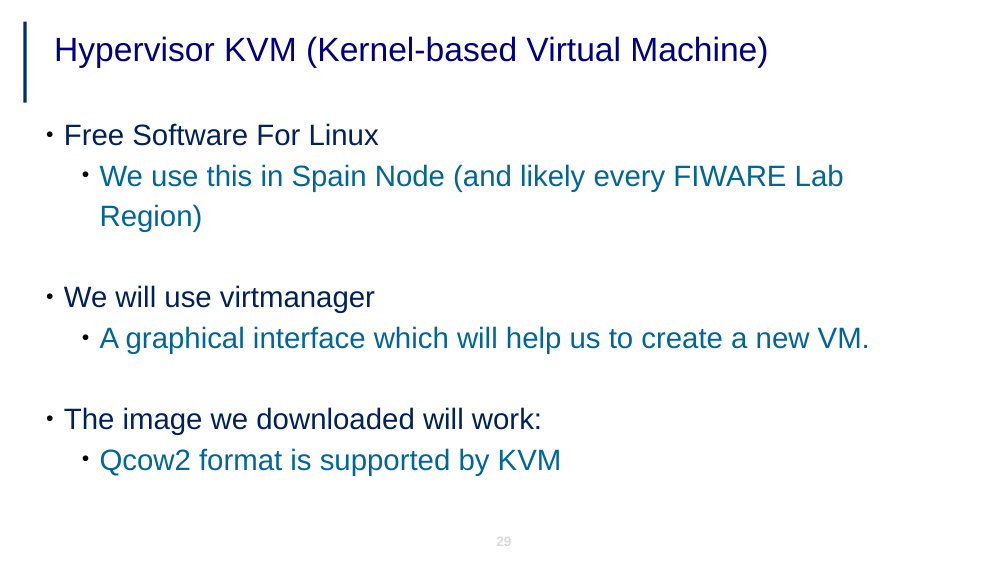
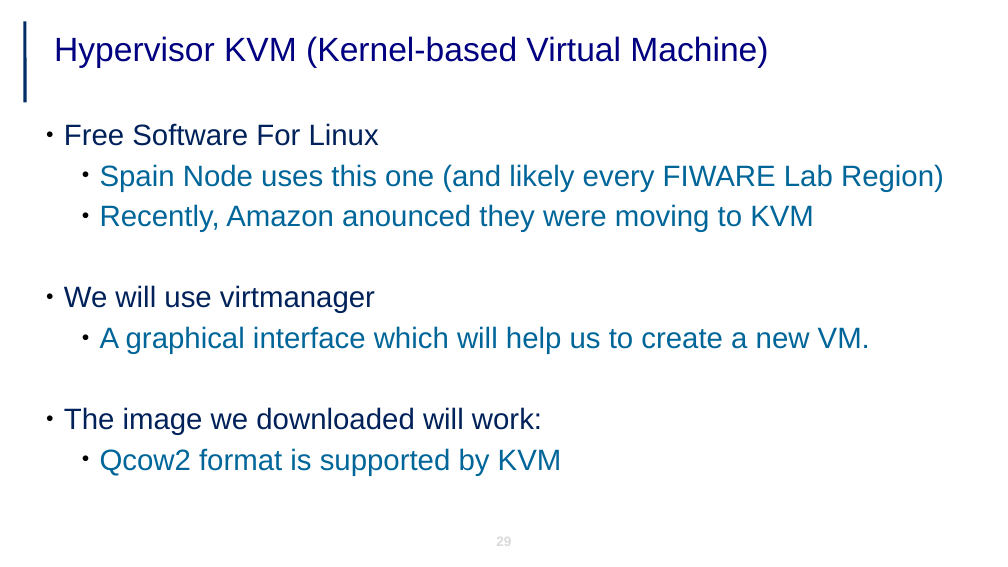
Before and after one commit to jicarretero/SummitMalaga2017, a slide deck: slide 29 of FiwareImageHandling.odp. Drawn at 1008x567 pixels with LibreOffice and Linux fonts; fonts in the diff are those of the drawing; background and template pictures are left out. Boxes give left, top, right and bottom in pixels: in the first picture for what was removed or moved away, otherwise in the second. Text is boxed around its words. In the diff, an @@ line names an element or a change of style, - is before the commit and + after.

Commit message:
Change presentation image and some changes in wording

```diff
--- a/FiwareImageHandling.odp
+++ b/FiwareImageHandling.odp
@@ text at [100,164,944,232]: text changed @@
-    ● We use this in Spain Node (and likely every FIWARE Lab Region)
+    ● Spain Node uses this one (and likely every FIWARE Lab Region)
+    ● Recently, Amazon anounced they were moving to KVM
```
Also in this commit, not shown: 17 other slides changed.
